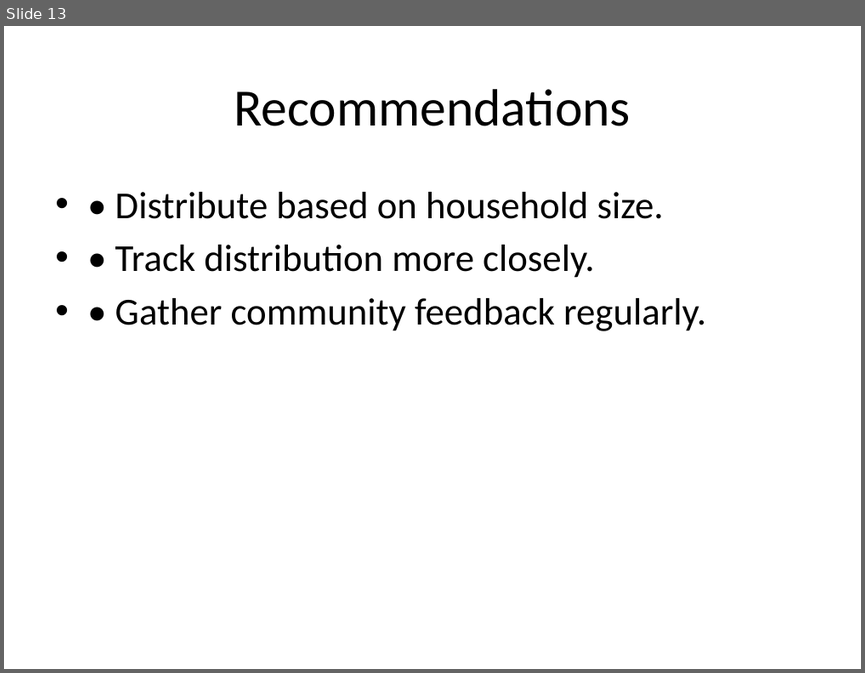
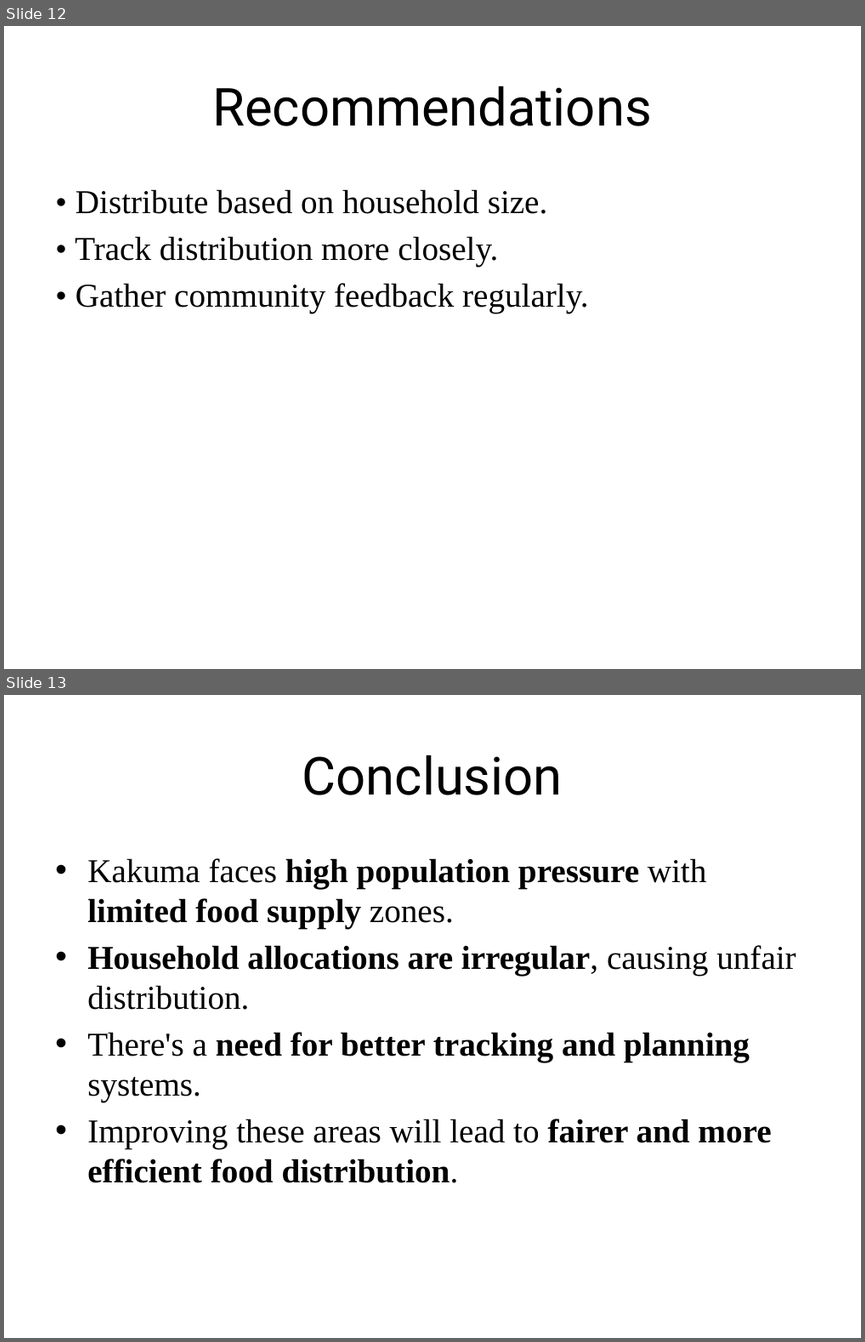
Before and after one commit to JavierWolvie/Data-Analytics, a slide deck: TABLEAU/Kakuma_Food_Distribution_Analysis_Presentation.pptx. Shown one above the other, each under a label of ours: slide 13 before the commit, slides 12 and 13 after it. The pictures are 865x673 and 865x1342 pixels, drawn with LibreOffice and Linux fonts; fonts in the diff are those of the drawing. Boxes give left, top, right and bottom in pixels: in the first picture for what was removed or moved away, otherwise in the second. Text is boxed around its words. In the diff, an @@ line names an element or a change of style, - is before the commit and + after.

```diff
--- a/TABLEAU/Kakuma_Food_Distribution_Analysis_Presentation.pptx
+++ b/TABLEAU/Kakuma_Food_Distribution_Analysis_Presentation.pptx
@@ slide 13 added at (x1=4, y1=695, x2=861, y2=1338), background #FFFFFF @@
@@ title added at (x1=302, y1=755, x2=562, y2=795), 44 pt, text #000000 @@
+Conclusion
@@ text added at (x1=87, y1=858, x2=795, y2=1183), 28 pt, text #000000, bold @@
+• Kakuma faces high population pressure with limited food supply zones.
+• Household allocations are irregular, causing unfair distribution.
+• There's a need for better tracking and planning systems.
+• Improving these areas will lead to fairer and more efficient food distribution.
@@ what was slide 13 is now slide 12 @@
@@ slide 12 changed as well @@
@@ title "Recommendations" at (x1=212, y1=86, x2=652, y2=126): font Calibri to Roboto @@
@@ text "• Distribute based on household ..." at (x1=75, y1=189, x2=588, y2=313): size 32 to 28 pt, font Calibri to Times New Roman; bullet • to none @@
```
Also in this commit, not shown: 10 other slides changed, 1 other slide added, 3 slides removed.
